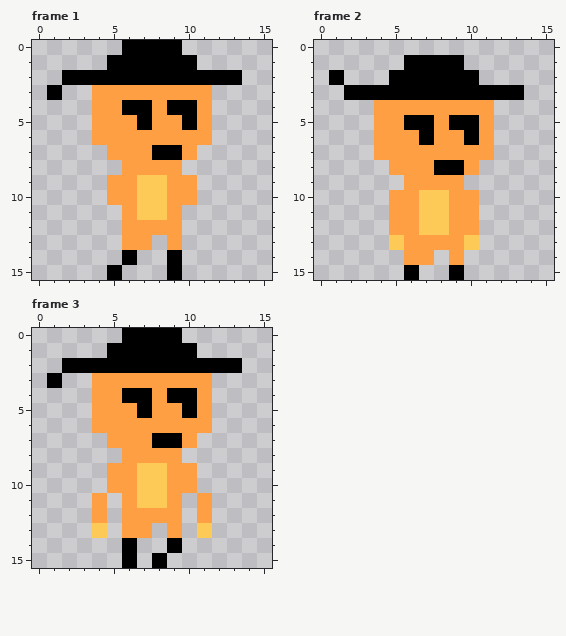
Edited in one commit: pixel-art file (Assets/Sprites/Players/CatPuss/cat_puss_run.aseprite). Above: the version before the commit.
16x16 pixels, 4 frames. Shown: frame 1, frame 2, frame 3. The commit also changed other frames, which this record leaves out.
And afterwards:
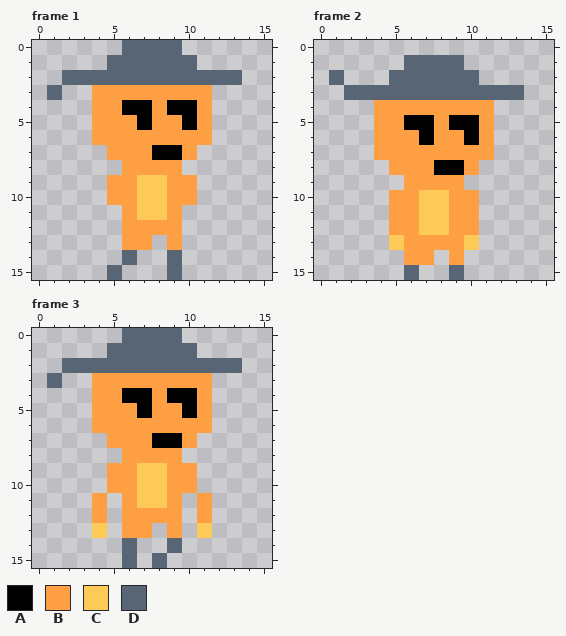
Palette (. is transparent): A #000000  B #ff9f43  C #feca57  D #576574
Diff:
Frame 1:
y 0: x 6..9 AAAA -> DDDD
y 1: x 5..10 AAAAAA -> DDDDDD
y 2: x 2..13 AAAAAAAAAAAA -> DDDDDDDDDDDD
y 3: x 1 A -> D
y 14: x 6 A -> D; x 9 A -> D
y 15: x 5 A -> D; x 9 A -> D
Frame 2:
y 1: x 6..9 AAAA -> DDDD
y 2: x 1 A -> D; x 5..10 AAAAAA -> DDDDDD
y 3: x 2..13 AAAAAAAAAAAA -> DDDDDDDDDDDD
y 15: x 6 A -> D; x 9 A -> D
Frame 3:
y 0: x 6..9 AAAA -> DDDD
y 1: x 5..10 AAAAAA -> DDDDDD
y 2: x 2..13 AAAAAAAAAAAA -> DDDDDDDDDDDD
y 3: x 1 A -> D
y 14: x 6 A -> D; x 9 A -> D
y 15: x 6 A -> D; x 8 A -> D
